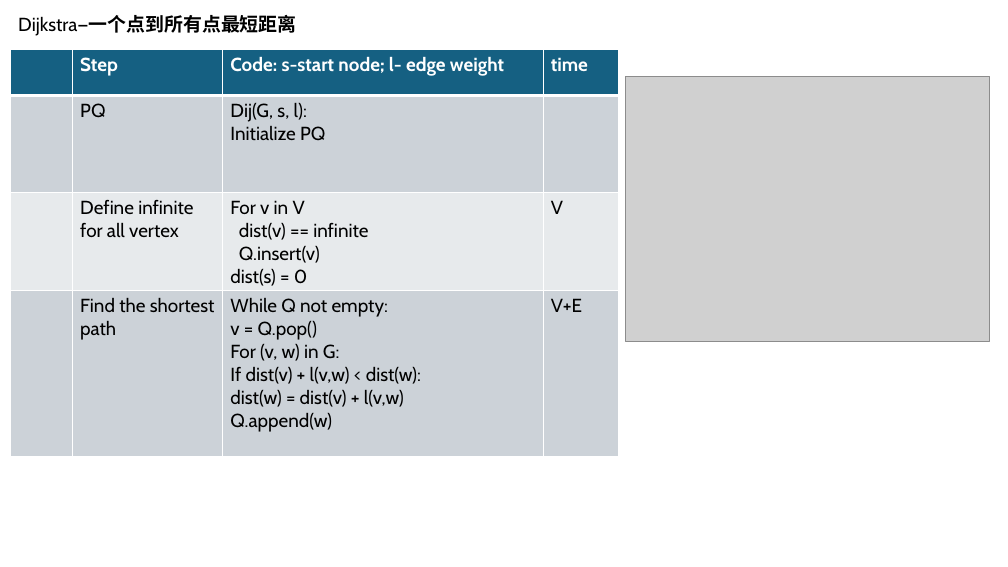
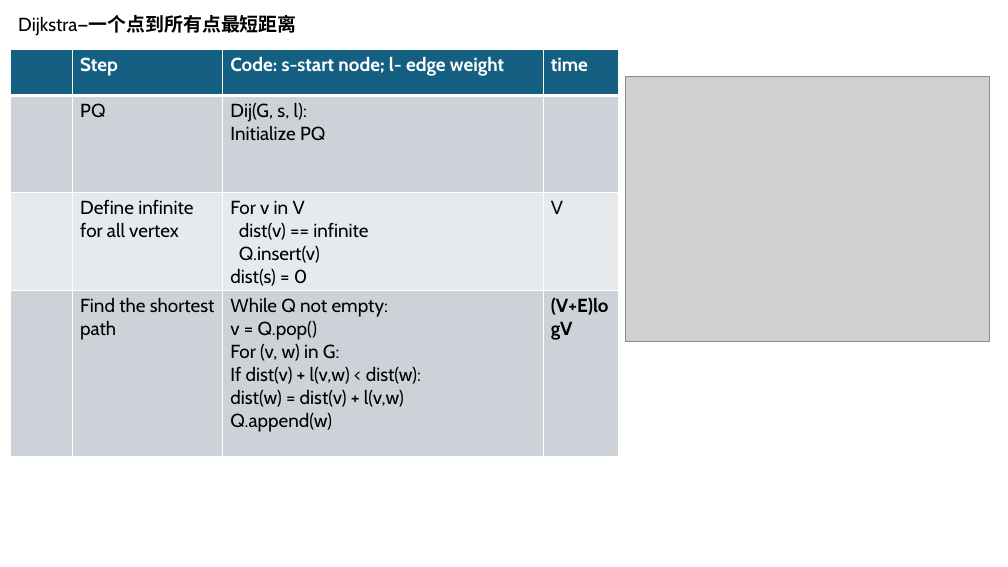
Before and after one commit to OnetoTommy/Program-Structure-Algorithms-, a slide deck: slide 3 of Course/Greedy Summary.pptx (slide 2 before the commit). Drawn at 1008x567 pixels with LibreOffice and Linux fonts; fonts in the diff are those of the drawing; grey boxes stand for pictures. Boxes give left, top, right and bottom in pixels: in the first picture for what was removed or moved away, otherwise in the second. Text is boxed around its words. In the diff, an @@ line names an element or a change of style, - is before the commit and + after.

```diff
--- a/Course/Greedy Summary.pptx
+++ b/Course/Greedy Summary.pptx
@@ table at <box>11,50,619,457</box> @@
-row 4, column 4: V+E
+row 4, column 4: (V+E)logV
```
Also in this commit, not shown: 2 other slides changed, 1 slide added, 6 other files.
